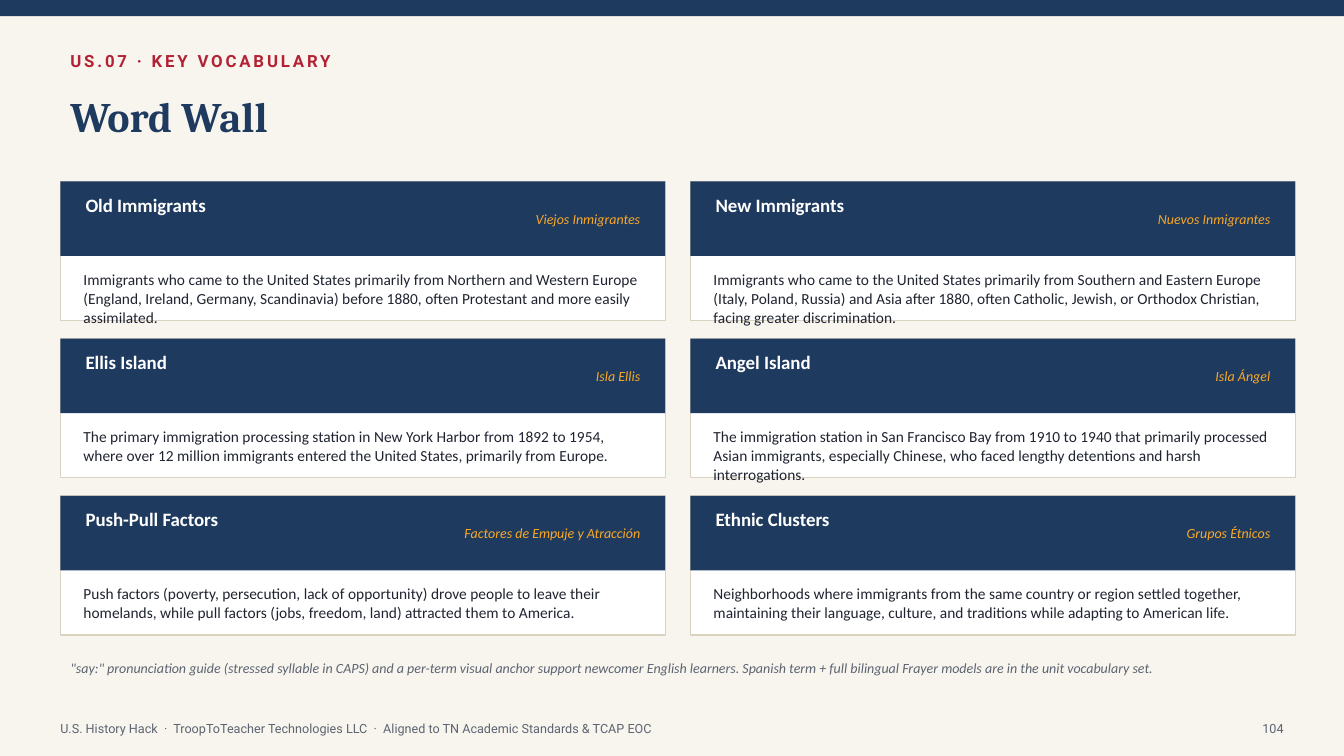
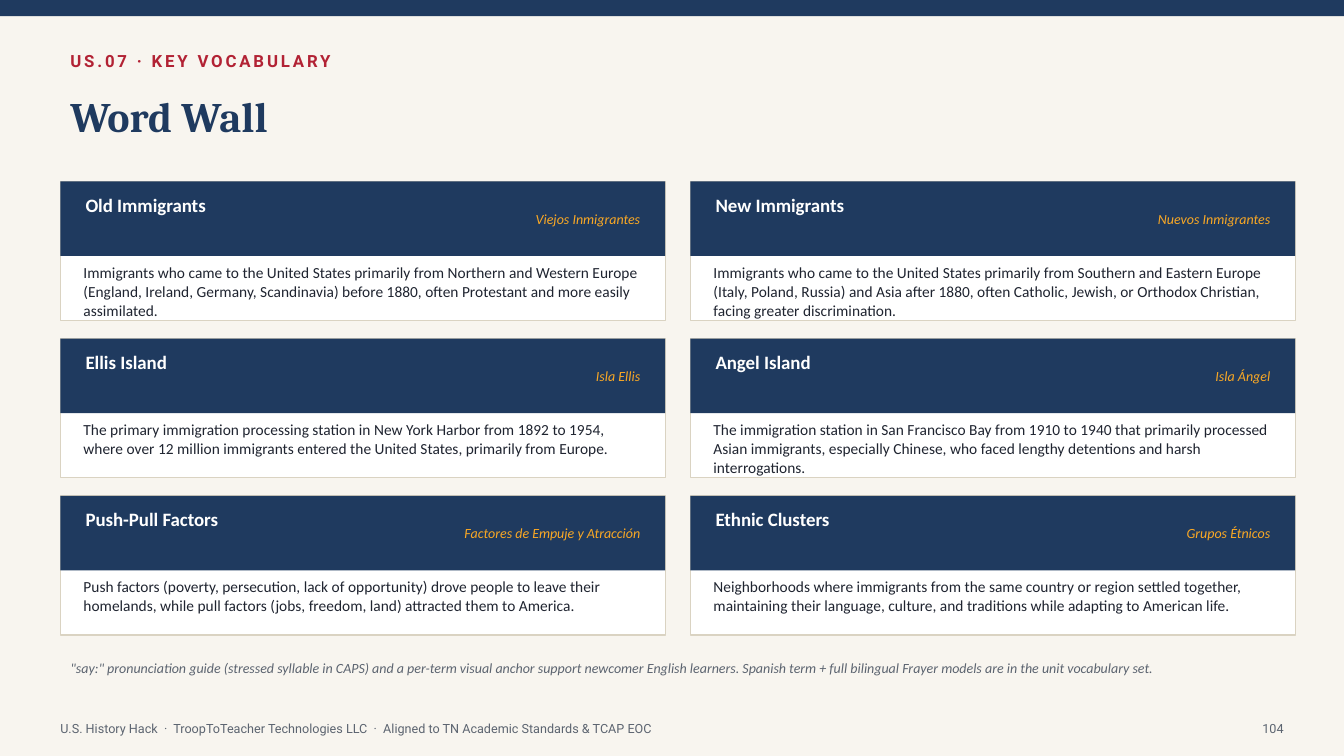
Before and after one commit to Trooptoteacher/trooptoteacher-history, a slide deck: slide 104 of HistoryHack_Platinum/deliverables_unit1/Unit1_Teacher_Deck_America250.pptx. Drawn at 1344x756 pixels with LibreOffice and Linux fonts; fonts in the diff are those of the drawing. Boxes give left, top, right and bottom in pixels: in the first picture for what was removed or moved away, otherwise in the second. Text is boxed around its words. In the diff, an @@ line names an element or a change of style, - is before the commit and + after.

```diff
--- a/HistoryHack_Platinum/deliverables_unit1/Unit1_Teacher_Deck_America250.pptx
+++ b/HistoryHack_Platinum/deliverables_unit1/Unit1_Teacher_Deck_America250.pptx
@@ text "Immigrants who came to the ..." rewrapped from bbox=[83, 274, 637, 307] to bbox=[83, 267, 637, 321] @@
@@ text "Immigrants who came to the ...": place and size @@
-text "Immigrants who came to the ..." at bbox=[713, 274, 1261, 326]
+text "Immigrants who came to the ..." at bbox=[713, 267, 1261, 321]
@@ text "The primary immigration processing station ...": place and size @@
-text "The primary immigration processing station ..." at bbox=[83, 431, 608, 464]
+text "The primary immigration processing station ..." at bbox=[83, 424, 608, 457]
@@ text "The immigration station in San ..." rewrapped from bbox=[713, 431, 1267, 464] to bbox=[713, 424, 1267, 478] @@
@@ text "Push factors (poverty, persecution, lack ...": place and size @@
-text "Push factors (poverty, persecution, lack ..." at bbox=[83, 588, 600, 621]
+text "Push factors (poverty, persecution, lack ..." at bbox=[83, 581, 600, 614]
@@ text "Neighborhoods where immigrants from the ...": place and size @@
-text "Neighborhoods where immigrants from the ..." at bbox=[713, 588, 1241, 621]
+text "Neighborhoods where immigrants from the ..." at bbox=[713, 581, 1241, 614]
```
Also in this commit, not shown: 6 other slides changed, 1 other file.
